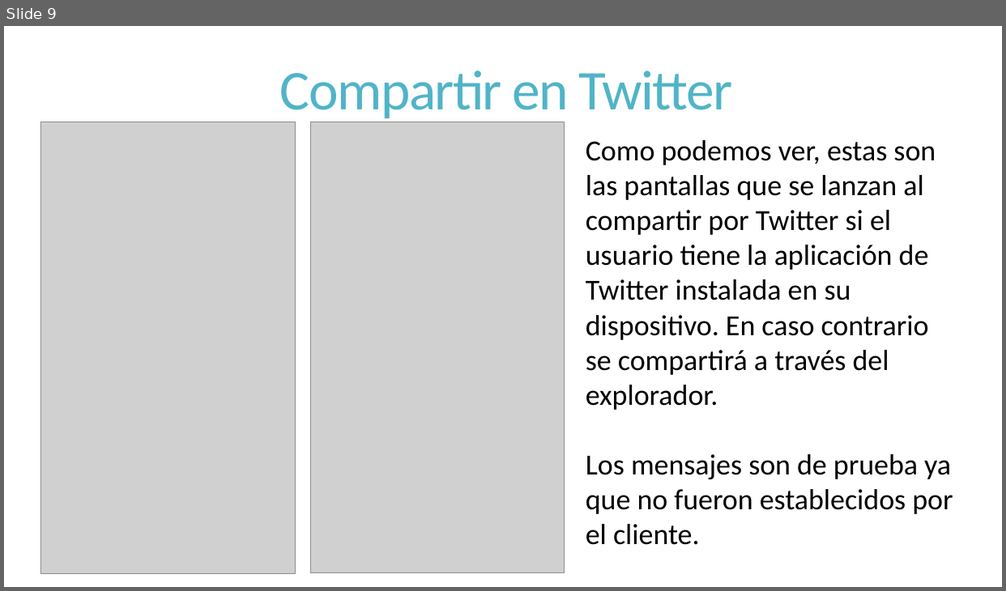
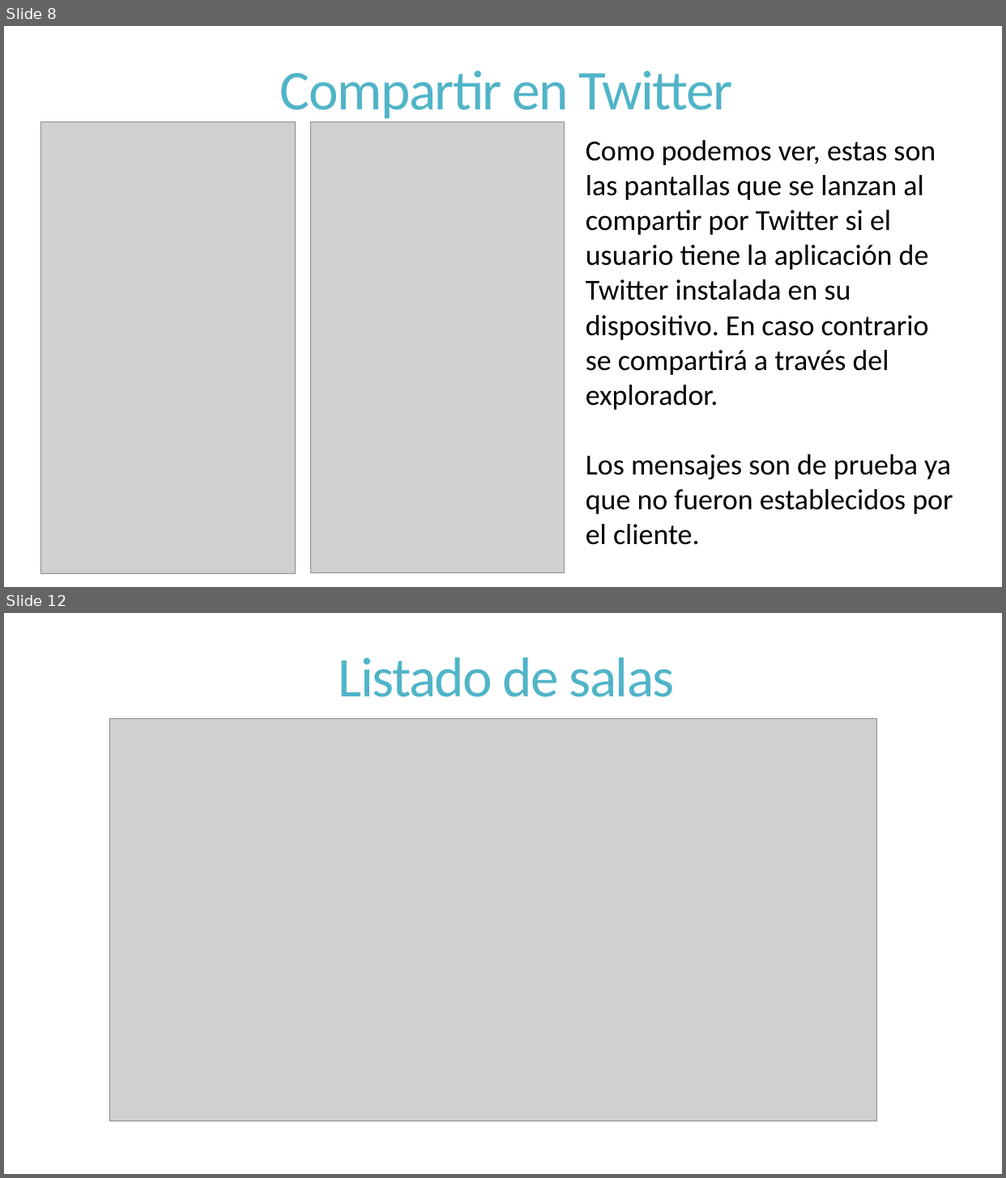
Before and after one commit to dschenkelman/a-malazan-wolvering, a slide deck: docs/Reuniones/Sprint 3/Informe de Avance/2013-10-14-InformedeAvance.pptx. Shown one above the other, each under a label of ours: slide 9 before the commit, slides 8 and 12 after it; the slides between them are not shown. The pictures are 1006x591 and 1006x1178 pixels, drawn with LibreOffice and Linux fonts; fonts in the diff are those of the drawing; grey boxes stand for pictures. Boxes give left, top, right and bottom in pixels: in the first picture for what was removed or moved away, otherwise in the second. Text is boxed around its words. In the diff, an @@ line names an element or a change of style, - is before the commit and + after.

```diff
--- a/docs/Reuniones/Sprint 3/Informe de Avance/2013-10-14-InformedeAvance.pptx
+++ b/docs/Reuniones/Sprint 3/Informe de Avance/2013-10-14-InformedeAvance.pptx
@@ slide 12 added at bbox=[4, 613, 1002, 1174], background #FFFFFF @@
@@ title added at bbox=[338, 658, 675, 697], 54 pt, text #50B4C8 @@
+Listado de salas
@@ picture added at bbox=[109, 719, 877, 1122] @@
@@ what was slide 9 is now slide 8 @@
```
Also in this commit, not shown: 2 slides changed, 4 other slides added, 1 slide removed, 1 other file.
